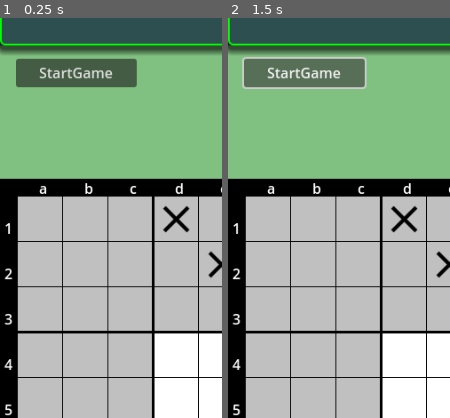
Above: before the commit, frames 1-2 (left to right).
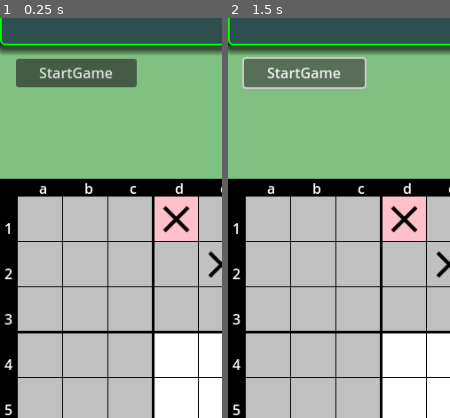
Above: after the commit, the same moments.

Repository: vivisuke/SuperTicTacToe4
Game: Godot game, scene res://main_scene.tscn
Same seed, same stepped clock (60 frames per second), same inputs: the game is played once before the commit and once after it.
Inputs:
- Up to frame 1 (0.25 s): no input
- Up to frame 2 (1.5 s): click "StartGame" at 0.5 s; click "StartGame" at 1.25 s
The pictures show only the part of the screen within x 0-50%, y 2-52%; the shares and areas given below are measured in that part.

The runs differ from the first frame. In frame 1, 2.0% of the frame differs, in the area x 69-90%, y 44-56%; in frame 2, 2.0%.

Commit message:
0010 ◎ C 12/27 03/05 0.001│ToDo│ローカルボードカーソル用タイルマップ（TileMapCursor）追加

Diff:
--- a/SuperTicTacToe/main_scene.tscn
+++ b/SuperTicTacToe/main_scene.tscn
@@ -1,9 +1,10 @@
-[gd_scene load_steps=12 format=3 uid="uid://ddnaldrnxjkkx"]
+[gd_scene load_steps=15 format=3 uid="uid://ddnaldrnxjkkx"]
 
 [ext_resource type="Script" path="res://scripts/TitleBar.gd" id="1_l3eue"]
 [ext_resource type="Script" path="res://scripts/main_scene.gd" id="1_nwkcl"]
 [ext_resource type="Script" path="res://scripts/Grid.gd" id="3_fq3ta"]
 [ext_resource type="Texture2D" uid="uid://8psfxlmyf6od" path="res://images/white153x153.png" id="3_twduk"]
+[ext_resource type="Texture2D" uid="uid://bke4ga7k7lq6i" path="res://images/pink.png" id="4_li4sm"]
 [ext_resource type="Texture2D" uid="uid://c21l38manmh06" path="res://images/circle_black.png" id="5_u0aoc"]
 [ext_resource type="Texture2D" uid="uid://os2kymwxpo7f" path="res://images/close_black.png" id="6_x73yt"]
 
@@ -15,6 +16,15 @@
 [sub_resource type="TileSet" id="TileSet_gt2cf"]
 tile_size = Vector2i(153, 153)
 sources/0 = SubResource("TileSetAtlasSource_30j05")
+
+[sub_resource type="TileSetAtlasSource" id="TileSetAtlasSource_k710b"]
+texture = ExtResource("4_li4sm")
+texture_region_size = Vector2i(51, 51)
+0:0/0 = 0
+
+[sub_resource type="TileSet" id="TileSet_bni5m"]
+tile_size = Vector2i(51, 51)
+sources/0 = SubResource("TileSetAtlasSource_k710b")
 
 [sub_resource type="TileSetAtlasSource" id="TileSetAtlasSource_aipxp"]
 texture = ExtResource("5_u0aoc")
@@ -71,6 +81,13 @@
 format = 2
 layer_0/tile_data = PackedInt32Array(65537, 0, 0)
 
+[node name="TileMapCursor" type="TileMap" parent="Board"]
+position = Vector2(20, 20)
+tile_set = SubResource("TileSet_bni5m")
+cell_quadrant_size = 3
+format = 2
+layer_0/tile_data = PackedInt32Array(3, 0, 0)
+
 [node name="Grid" type="ColorRect" parent="Board"]
 layout_mode = 0
 offset_right = 500.0
Not shown, changed: SuperTicTacToe4.spr
